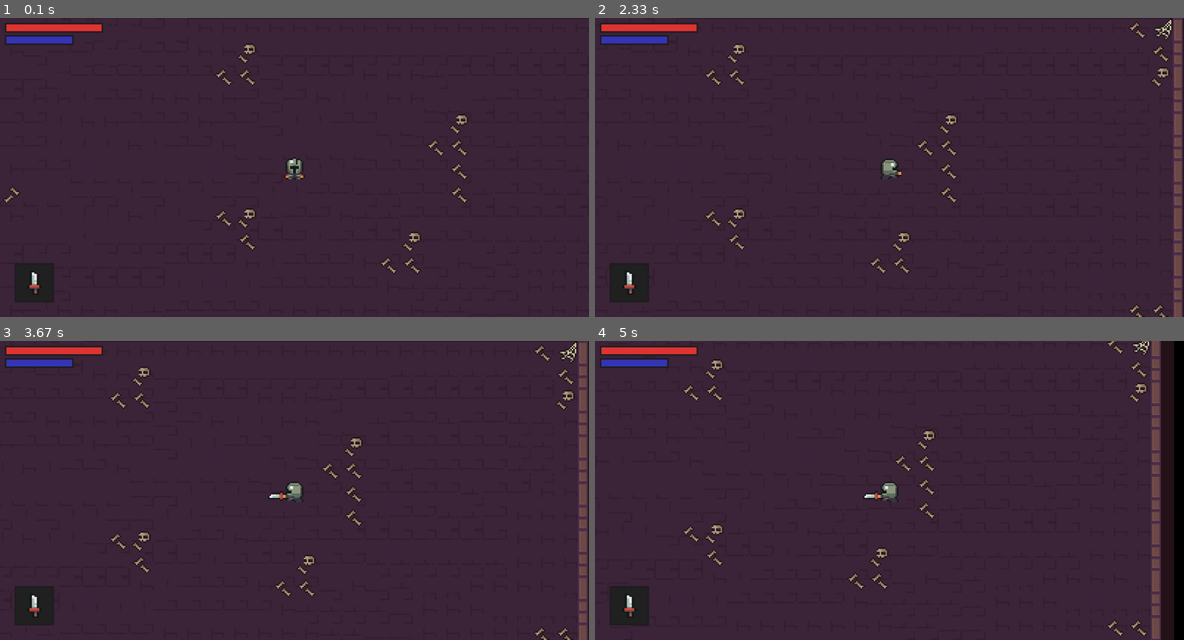
Above: before the commit, frames 1-4 (two rows, left to right).
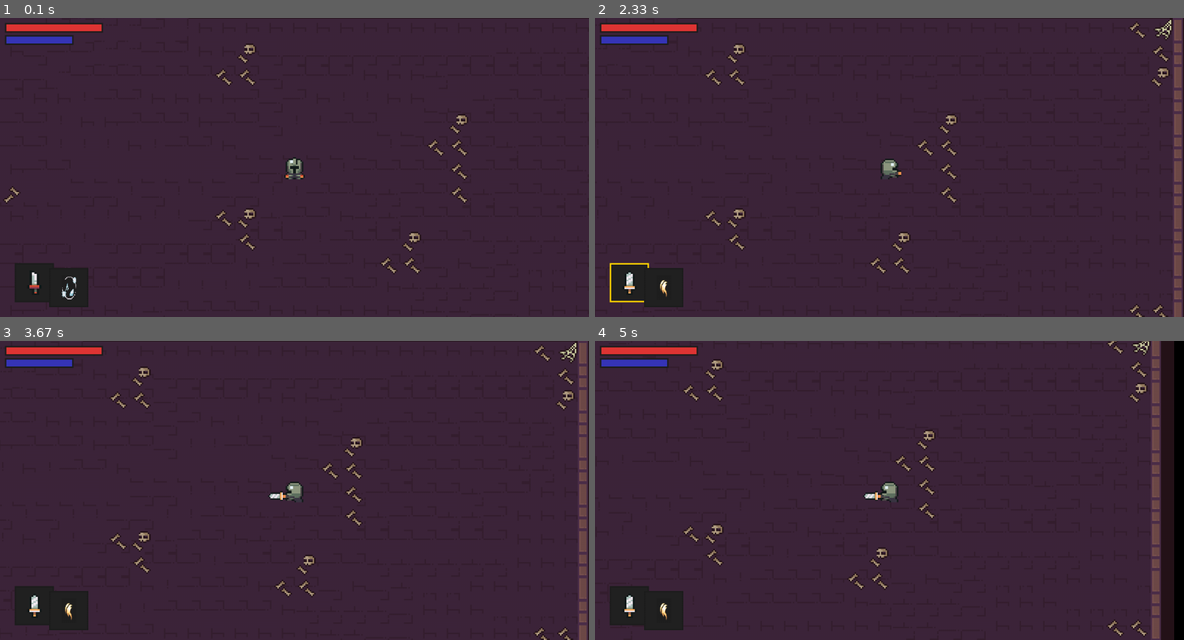
Above: after the commit, the same moments.

Repository: insper-classroom/devlife-23-1-projeto-pygame-luigi_ribolla
Game: pygame game, started from jogo.py
Two runs of this game, one before a commit and one after it. Both use one fixed random seed, a clock stepped at 60 frames per second and the inputs below.
Inputs:
- Up to frame 1 (0.1 s): no input
- Up to frame 2 (2.33 s): hold M 0.33-0.8 s; hold D 0.33-0.8 s; hold Shift 0.83-1.3 s; hold D 0.83-1.3 s; tap Space at 0.9, 1.2, 1.4, 1.7, 2.23 s; tap K at 0.98, 2.32 s; hold D 1.33-1.8 s; hold D from 2.17 s (still down)
- Up to frame 3 (3.67 s): tap Space at 2.53, 3.07, 3.37 s; release D at 2.63 s; hold A 3-3.4 s
- Up to frame 4 (5 s): hold D 3.83-4.47 s; tap Space at 3.9, 4.2, 4.57, 4.97 s; hold S 4.5-4.87 s; hold A from 4.9 s (still down)

The runs differ from the first frame. In frame 1, 0.7% of the frame differs, in the area x 8-15%, y 83-97%; in frame 2, 0.9%, in the area x 2-15%, y 81-97%; in frame 3, 0.8%; in frame 4, 0.8%.

Commit message:
Magias Adicionadas

Diff:
--- a/constantes.py
+++ b/constantes.py
@@ -24,9 +24,14 @@
 cor_energia = '#3736B8'
 cor_borda_ativacao = 'gold'
 
-
 #inimigo
 dados_arma = {
     'espada1': {'cooldown': 300, 'dano': 10, 'imagem':'docs/assets/img/espadas/espada1/espada1.png'},
     'espada2': {'cooldown': 450, 'dano': 15, 'imagem':'docs/assets/img/espadas/espada2/espada2.png'}
 }
+
+#magia
+dados_magia = {
+    'gelo' : {'forca': 7, 'custo':20, 'imagem':'docs/assets/img/magias/magia2/icone.png'},
+    'conhecimento' : {'forca': 23, 'custo':40, 'imagem':'docs/assets/img/magias/magia1/icone.png'}
+}
--- a/dados.py
+++ b/dados.py
@@ -19,6 +19,14 @@
             arma = pg.image.load(arma_atual).convert_alpha()
             arma = pg.transform.scale(arma,(30,50))
             self.imagem_arma.append(arma)
+
+        # converter dicionario de magias
+        self.imagem_magia = []
+        for magia in dados_magia.values():
+            magia_atual = magia['imagem']
+            magia = pg.image.load(magia_atual).convert_alpha()
+            magia = pg.transform.scale(magia,(30,50))
+            self.imagem_magia.append(magia)
 
     def mostrar_barra(self,atual,maximo,rect_fundo,cor):
         #desenhar fundo
@@ -60,6 +68,13 @@
 
         self.display_surface.blit(arma_sup,rect_arma)
 
+    def sobrepor_magia(self,magia_index,troca):
+        rect_fundo = self.selecionar(100,510,troca) #magia
+        magia_sup = self.imagem_magia[magia_index]
+        rect_magia = magia_sup.get_rect(center = rect_fundo.center)
+
+        self.display_surface.blit(magia_sup,rect_magia)
+
     def display(self, hunter):
         self.mostrar_barra(hunter.vida,hunter.stats['vida'],self.rect_barra_vida,cor_vida)
         self.mostrar_barra(hunter.energia,hunter.stats['energia'],self.rect_barra_energia,cor_energia)
@@ -67,4 +82,4 @@
         # self.mostrar_xp(hunter.xp)
 
         self.sobrepor_arma(hunter.arma_index,not hunter.pode_trocar_arma)
-        # self.selecionar(100,510,troca) magica
+        self.sobrepor_magia(hunter.magia_index, not hunter.pode_trocar_magia)
--- a/dungeon.py
+++ b/dungeon.py
@@ -39,7 +39,7 @@
                         if style == "limite":
                             Objetos((x,y), ([self.objetos]), 'invisivel')
 
-        self.hunter = Hunter((1800,2800), [self.sprites], self.objetos,self.criar_ataque,self.apagar_ataque)
+        self.hunter = Hunter((1800,2800), [self.sprites], self.objetos,self.criar_ataque,self.apagar_ataque,self.criar_magia)
 
     def criar_ataque(self):
         self.ataque_atual = Arma(self.hunter,[self.sprites])
@@ -48,6 +48,9 @@
         if self.ataque_atual:
             self.ataque_atual.kill()
         self.ataque_atual = None
+
+    def criar_magia(self,estilo,forca,custo):
+        print(estilo)
 
     def desenha(self):
         self.sprites.custom_draw(self.hunter)
--- a/hunter.py
+++ b/hunter.py
@@ -3,7 +3,7 @@
 from settings import *
 
 class Hunter(pg.sprite.Sprite):
-    def __init__(self, posicao, grupos, objetos,criar_ataque,apagar_ataque):
+    def __init__(self, posicao, grupos, objetos,criar_ataque,apagar_ataque,criar_magia):
         super().__init__(grupos)
         self.image = pg.image.load('docs/assets/img/hunter/idle.png').convert_alpha()
         self.rect = self.image.get_rect(center = posicao)
@@ -32,8 +32,15 @@
         self.tempo_troca = None
         self.trocar_duracao_cooldown = 200
 
+        #magia
+        self.criar_magia = criar_magia
+        self.magia_index = 0
+        self.magia = list(dados_magia.keys())[self.magia_index]
+        self.pode_trocar_magia = True
+        self.tempo_troca_magia = None
+
         #stats
-        self.stats = {'vida': 100,'energia': 100, 'ataque': 10, 'poder': 5, 'velocidade': 5}
+        self.stats = {'vida': 100,'energia': 100, 'ataque': 10, 'magia': 5, 'velocidade': 5}
         self.vida = self.stats['vida']
         self.energia = self.stats['energia']
         self.vel = self.stats['velocidade']
@@ -129,12 +136,16 @@
                 self.ataque_timer = pg.time.get_ticks()
                 self.criar_ataque()
 
-            # poder
+            # magia
             if tecla[pg.K_LSHIFT]:
                 self.ataque = True
                 self.ataque_timer = pg.time.get_ticks()
-
-            if tecla[pg.K_q] and self.pode_trocar_arma:
+                estilo = list(dados_magia.keys())[self.magia_index]
+                forca = list(dados_magia.values())[self.magia_index]['forca'] + self.stats['magia']
+                custo = list(dados_magia.values())[self.magia_index]['custo']
+                self.criar_magia(estilo,forca,custo)
+
+            if tecla[pg.K_k] and self.pode_trocar_arma:
                 self.pode_trocar_arma = False
                 self.tempo_troca = pg.time.get_ticks()
                 if self.arma_index == 0:
@@ -143,6 +154,16 @@
                 elif self.arma_index == 1:
                     self.arma_index = 0
                     self.arma = list(dados_arma.keys())[self.arma_index]
+
+            if tecla[pg.K_m] and self.pode_trocar_magia:
+                self.pode_trocar_magia = False
+                self.tempo_troca_magia = pg.time.get_ticks()
+                if self.magia_index == 0:
+                    self.magia_index = 1
+                    self.magia = list(dados_magia.keys())[self.magia_index]
+                elif self.magia_index == 1:
+                    self.magia_index = 0
+                    self.magia = list(dados_magia.keys())[self.magia_index]
 
     def update_estado(self):
         #idle
@@ -202,6 +223,10 @@
             if tempo_atual - self.tempo_troca >= self.trocar_duracao_cooldown:
                 self.pode_trocar_arma = True
 
+        if not self.pode_trocar_magia:
+            if tempo_atual - self.tempo_troca_magia >= self.trocar_duracao_cooldown:
+                self.pode_trocar_magia = True
+
     def update_animacao(self):
         animacao = self.animations[self.estado]
 
Binary file added: docs/assets/img/magias/magia1/icone.png
Binary file added: docs/assets/img/magias/magia2/icone.png
